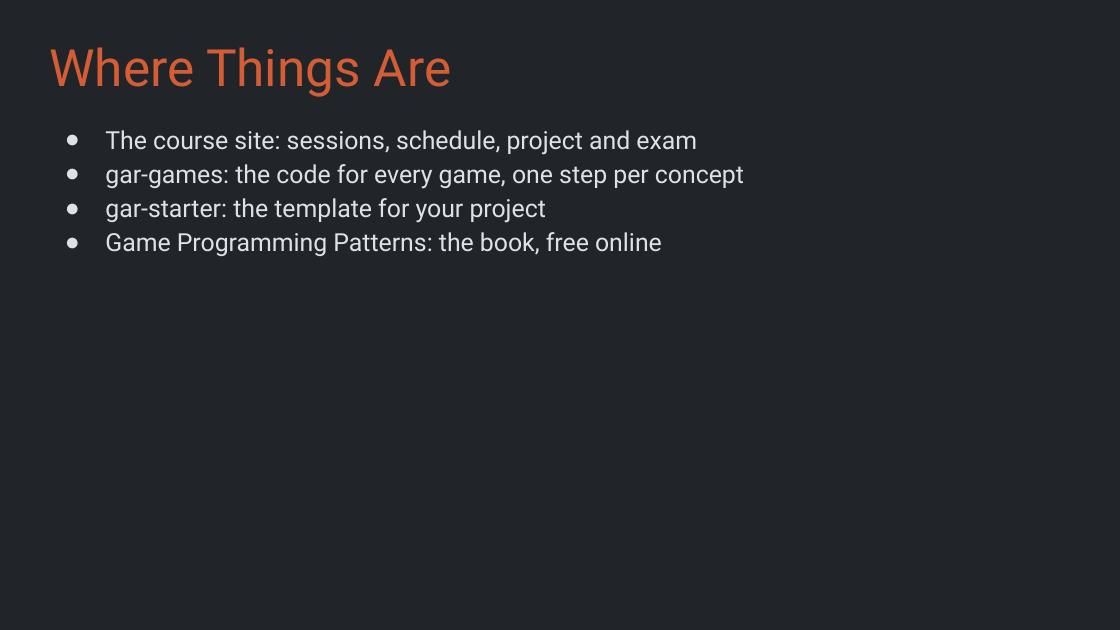
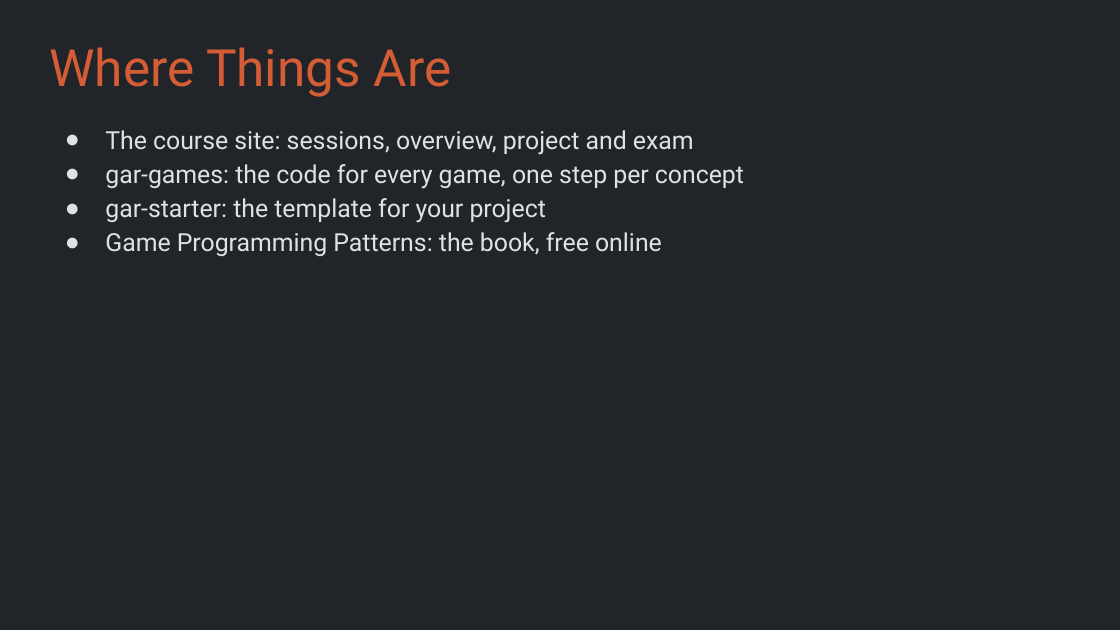
Before and after one commit to Metamate/gar, a slide deck: slide 13 of slides/00 Course Intro.pptx. Drawn at 1120x630 pixels with LibreOffice and Linux fonts; fonts in the diff are those of the drawing. Boxes give left, top, right and bottom in pixels: in the first picture for what was removed or moved away, otherwise in the second. Text is boxed around its words. In the diff, an @@ line names an element or a change of style, - is before the commit and + after.

```diff
--- a/slides/00 Course Intro.pptx
+++ b/slides/00 Course Intro.pptx
@@ text at [105,130,694,155]: text changed @@
-● The course site: sessions, schedule, project and exam
+● The course site: sessions, overview, project and exam
```
Also in this commit, not shown: 5 other files.
